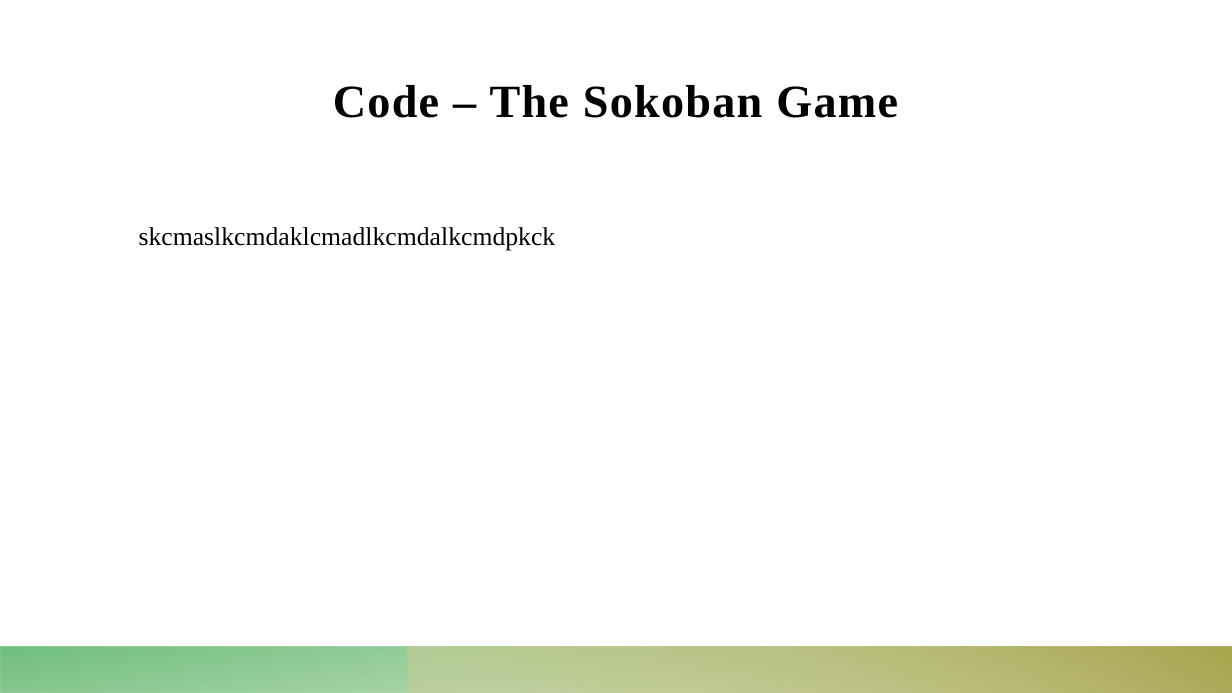
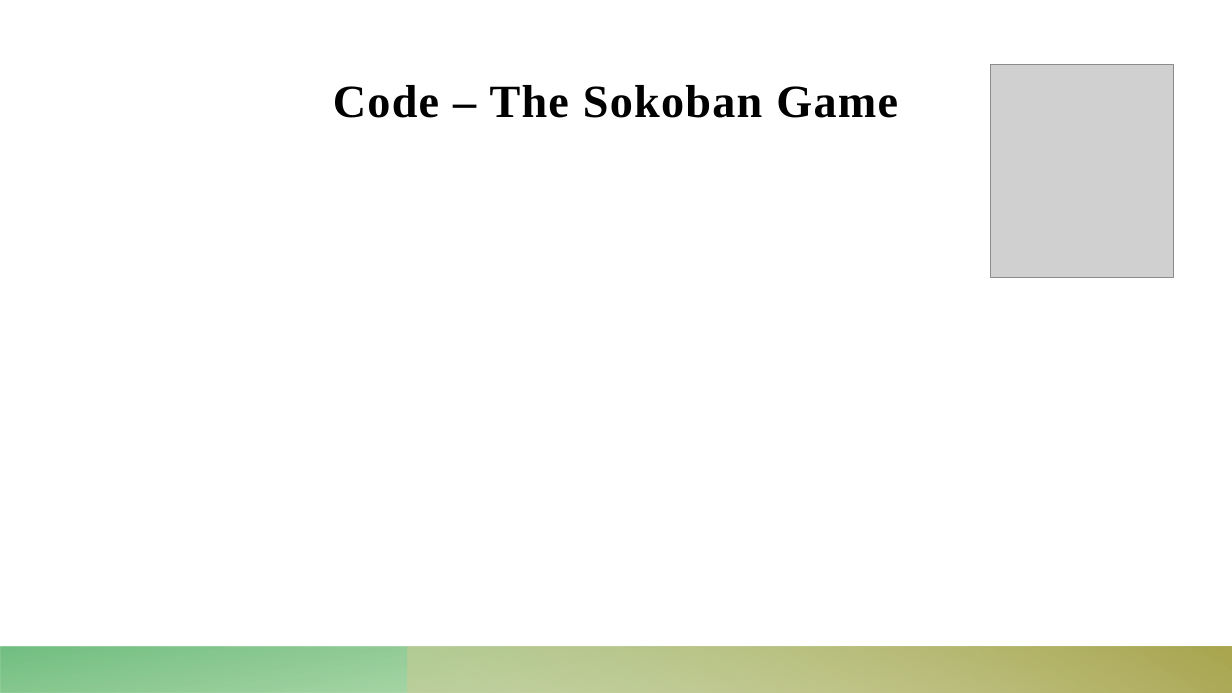
Before and after one commit to Dekel23/Sokoban-DRL, a slide deck: slide 9 of presentation.pptx. Drawn at 1232x693 pixels with LibreOffice and Linux fonts; fonts in the diff are those of the drawing; grey boxes stand for pictures. Boxes give left, top, right and bottom in pixels: in the first picture for what was removed or moved away, otherwise in the second. Text is boxed around its words. In the diff, an @@ line names an element or a change of style, - is before the commit and + after.

```diff
--- a/presentation.pptx
+++ b/presentation.pptx
@@ picture added at [991, 65, 1174, 278] @@
@@ text removed at [139, 227, 556, 250] @@
-skcmaslkcmdaklcmadlkcmdalkcmdpkck
```
Also in this commit, not shown: 1 other slide changed, 5 other files.
